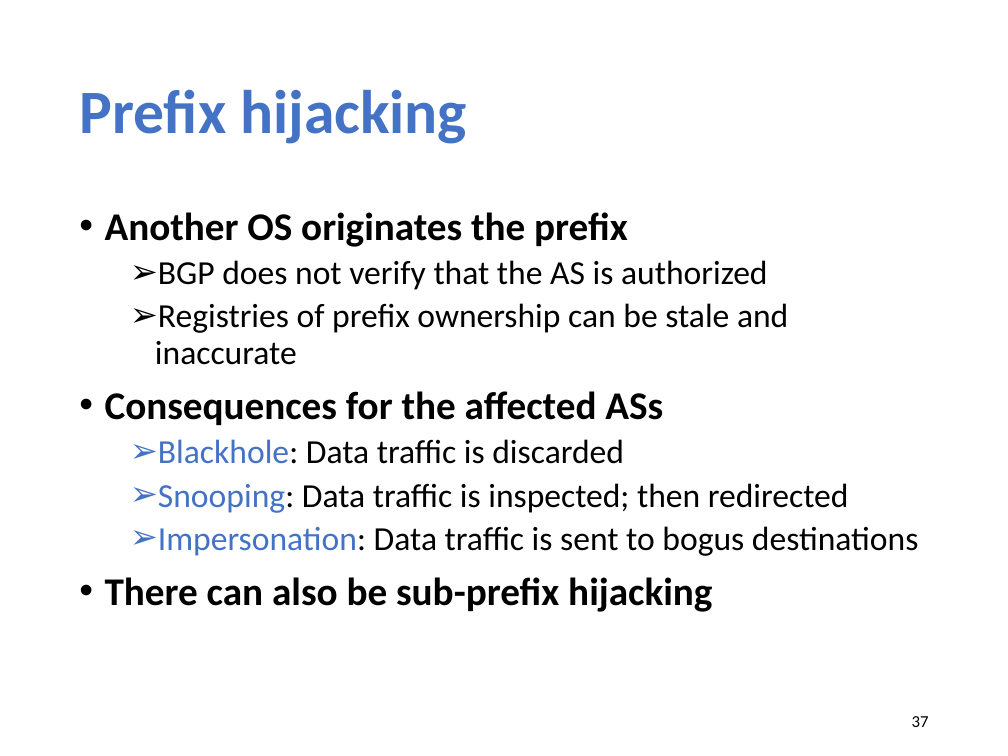
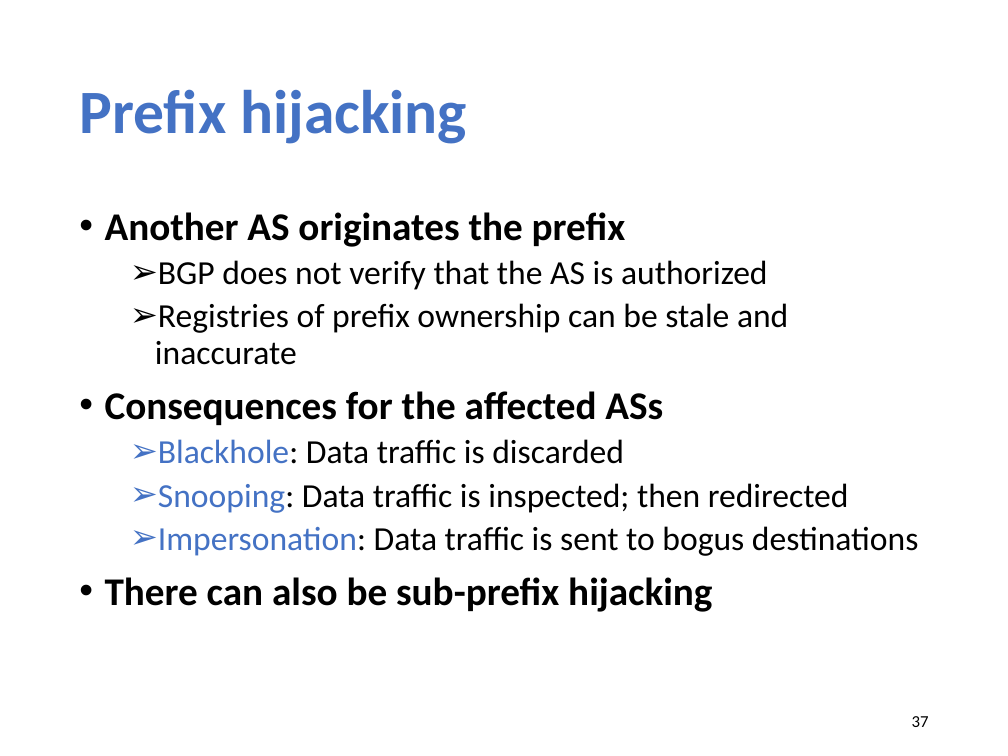
Before and after one commit to xinjin/course-net, a slide deck: slide 37 of slides/lec21_security.pptx. Drawn at 1008x756 pixels with LibreOffice and Linux fonts; fonts in the diff are those of the drawing. Boxes give left, top, right and bottom in pixels: in the first picture for what was removed or moved away, otherwise in the second. Text is boxed around its words. In the diff, an @@ line names an element or a change of style, - is before the commit and + after.

```diff
--- a/slides/lec21_security.pptx
+++ b/slides/lec21_security.pptx
@@ text at bbox=[105, 212, 626, 247]: text changed @@
-• Another OS originates the prefix
+• Another AS originates the prefix
```
Also in this commit, not shown: 3 other slides changed, 2 other files.
